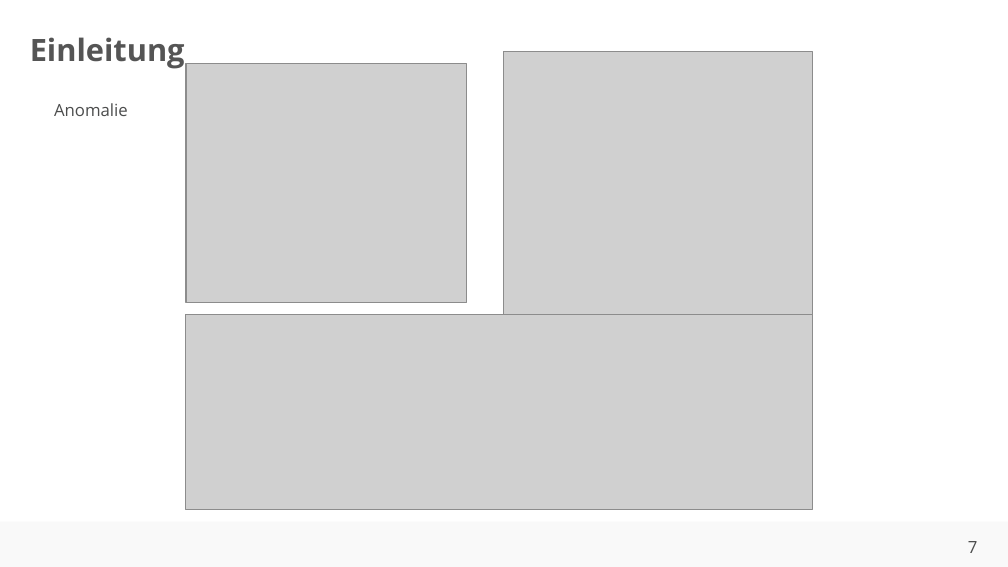
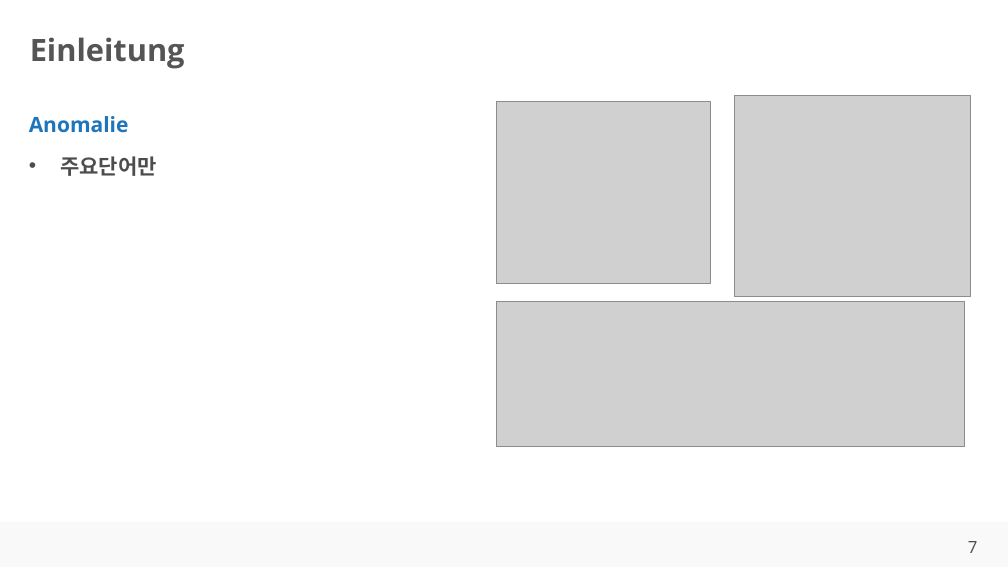
Before and after one commit to ahndavin/Abschlussarbeit_Bachelor, a slide deck: slide 7 of Kolloquium/Kolloquium.pptx. Drawn at 1008x567 pixels with LibreOffice and Linux fonts; fonts in the diff are those of the drawing; grey boxes stand for pictures; background and template pictures are left out. Boxes give left, top, right and bottom in pixels: in the first picture for what was removed or moved away, otherwise in the second. Text is boxed around its words. In the diff, an @@ line names an element or a change of style, - is before the commit and + after.

```diff
--- a/Kolloquium/Kolloquium.pptx
+++ b/Kolloquium/Kolloquium.pptx
@@ text added at (29, 116, 157, 176), 15 pt, text #1F75BB, bold @@
+Anomalie
+• 주요단어만
@@ text removed at (54, 103, 128, 116) @@
-Anomalie
@@ picture: place and size @@
-picture at (186, 64, 467, 302)
+picture at (496, 102, 710, 284)
@@ picture: place and size @@
-picture at (504, 51, 812, 314)
+picture at (734, 96, 971, 297)
@@ picture: place and size @@
-picture at (186, 314, 812, 509)
+picture at (496, 301, 965, 447)
```
Also in this commit, not shown: 11 other slides changed, 1 slide added, 6 slides removed, 1 other file.
